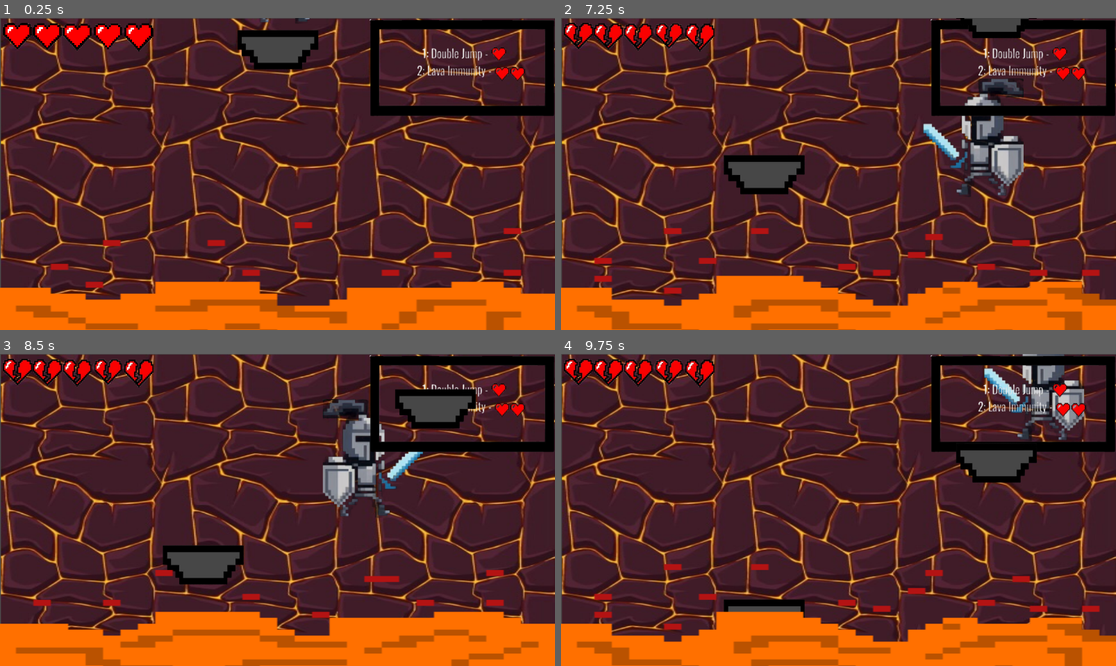
Above: before the commit, frames 1-4 (two rows, left to right).
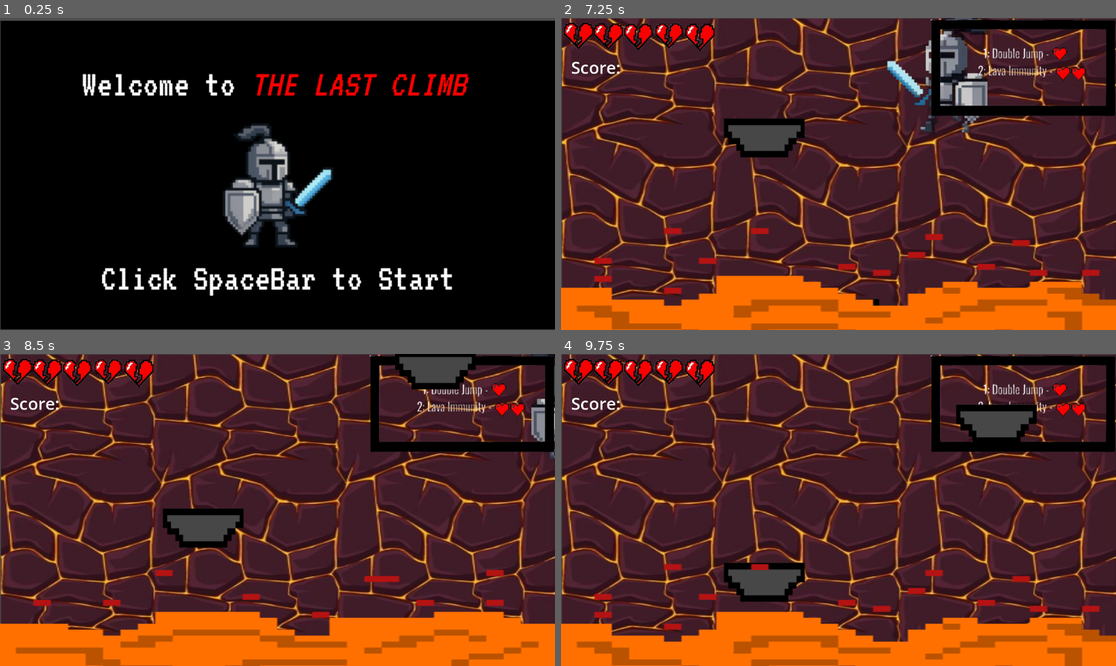
Above: after the commit, the same moments.

Repository: sgcoder123/The_Last_Climb
Game: Godot game, scene res://intro.tscn
Two runs of this game, one before a commit and one after it. Both use one fixed random seed, a clock stepped at 60 frames per second and the inputs below. Before the commit the project starts from res://main.tscn.
Inputs:
- Up to frame 1 (0.25 s): no input
- Up to frame 2 (7.25 s): tap Enter at 0.5 s; hold Right (ui_right) 0.53-2.03 s; tap Space at 0.6, 0.77, 1.07, 1.52, 1.55, 1.82, 2.3, 2.85, 3.02, 3.32, 3.77, 3.8, 4.07, 4.52, 4.55, 4.82, 5.1, 6.02, 6.05, 6.32, 6.77, 6.8, 7.07 s; tap 1 at 1.35, 5.85 s; hold Left (ui_left) 2.03-2.78 s; hold 2 2.03-2.78 s; hold Right (ui_right) 2.78-4.28 s; hold 1 3.53-4.28 s; hold Left (ui_left) 4.28-5.03 s; tap 2 at 4.35 s; hold Right (ui_right) 5.03-5.78 s; hold Left (ui_left) from 5.78 s (still down); hold 2 from 6.53 s (still down)
- Up to frame 3 (8.5 s): release Left (ui_left) at 7.28 s; release 2 at 7.28 s; hold Right (ui_right) from 7.28 s (still down); tap Space at 7.35, 7.52, 7.82, 8.3 s; hold 1 from 8.03 s (still down)
- Up to frame 4 (9.75 s): release 1 at 8.78 s; tap 2 at 8.85 s; tap Space at 9.02, 9.05, 9.32, 9.6 s; release Right (ui_right) at 9.53 s; hold Left (ui_left) from 9.53 s (still down)

The runs differ from the first frame. In frame 1, 96% of the frame differs, in the area x 0-100%, y 0-100%; in frame 2, 8.4%; in frame 3, 9.3%; in frame 4, 6.7%.

Commit message:
Intro and Introduction screens, building of score count

Diff:
--- /dev/null
+++ b/dead.tscn
@@ -0,0 +1,10 @@
+[gd_scene load_steps=2 format=3 uid="uid://dywffugbpca2h"]
+
+[ext_resource type="Texture2D" uid="uid://bye1k2abesqt4" path="res://IMG_0038.jpeg" id="1_8f3xj"]
+
+[node name="Node2D" type="Node2D"]
+
+[node name="Img0038" type="Sprite2D" parent="."]
+position = Vector2(613, 323)
+scale = Vector2(1.6202672, 1.557971)
+texture = ExtResource("1_8f3xj")
--- /dev/null
+++ b/instructions.tscn
@@ -0,0 +1,12 @@
+[gd_scene load_steps=3 format=3 uid="uid://cs3gh6xgpx237"]
+
+[ext_resource type="Texture2D" uid="uid://bc12i5tg37gn5" path="res://Intro Screen-2.png" id="1_7ls63"]
+[ext_resource type="Script" uid="uid://dgg5j86oeka7c" path="res://intro_screen_2.gd" id="2_h8hbf"]
+
+[node name="Instructions" type="Node2D"]
+
+[node name="IntroScreen2" type="Sprite2D" parent="."]
+position = Vector2(575.5, 325.5)
+scale = Vector2(1.196875, 1.1907407)
+texture = ExtResource("1_7ls63")
+script = ExtResource("2_h8hbf")
--- /dev/null
+++ b/intro.tscn
@@ -0,0 +1,12 @@
+[gd_scene load_steps=3 format=3 uid="uid://ne2nlvxtumse"]
+
+[ext_resource type="Texture2D" uid="uid://c25y0hghig37i" path="res://Intro Screen.png" id="1_s2ta7"]
+[ext_resource type="Script" uid="uid://41skg3nvetqj" path="res://intro_screen.gd" id="2_ayt76"]
+
+[node name="Intro" type="Node2D"]
+
+[node name="IntroScreen" type="Sprite2D" parent="."]
+position = Vector2(576.5, 326.50003)
+scale = Vector2(1.1989584, 1.1870371)
+texture = ExtResource("1_s2ta7")
+script = ExtResource("2_ayt76")
--- /dev/null
+++ b/intro_screen.gd
@@ -0,0 +1,16 @@
+extends Sprite2D
+
+
+# Called when the node enters the scene tree for the first time.
+func _ready() -> void:
+	pass # Replace with function body.
+
+
+# Called every frame. 'delta' is the elapsed time since the previous frame.
+func _process(delta: float) -> void:
+	pass
+
+func _input(event: InputEvent) -> void:
+	if event is InputEventKey and event.pressed:
+		match event.keycode:
+			KEY_SPACE: get_tree().change_scene_to_file("res://instructions.tscn")
--- /dev/null
+++ b/intro_screen_2.gd
@@ -0,0 +1,16 @@
+extends Sprite2D
+
+
+# Called when the node enters the scene tree for the first time.
+func _ready() -> void:
+	pass # Replace with function body.
+
+
+# Called every frame. 'delta' is the elapsed time since the previous frame.
+func _process(delta: float) -> void:
+	pass
+
+func _input(event: InputEvent) -> void:
+	if event is InputEventKey and event.pressed:
+		match event.keycode:
+			KEY_SPACE: get_tree().change_scene_to_file("res://main.tscn")
--- a/main.tscn
+++ b/main.tscn
@@ -73,6 +73,14 @@
 scale = Vector2(2.3469388, 1.4591837)
 texture = ExtResource("8_5vw27")
 
+[node name="Score" type="Label" parent="."]
+offset_left = 21.0
+offset_top = 78.0
+offset_right = 262.0
+offset_bottom = 133.0
+theme_override_font_sizes/font_size = 35
+text = "Score:"
+
 [node name="Platform" parent="." groups=["platforms"] instance=ExtResource("7_272bh")]
 z_index = -1
 position = Vector2(584.00006, 45.000008)
@@ -81,7 +89,7 @@
 position = Vector2(609.99994, -124)
 
 [node name="Timer" type="Timer" parent="."]
-wait_time = 3.6
+wait_time = 3.65
 autostart = true
 
 [node name="heart1" type="Sprite2D" parent="."]
--- a/platform.tscn
+++ b/platform.tscn
@@ -4,7 +4,7 @@
 [ext_resource type="Script" uid="uid://48hkboy00v7n" path="res://img_0026_removebg_preview.gd" id="2_s8bxr"]
 
 [sub_resource type="RectangleShape2D" id="RectangleShape2D_2cqfq"]
-size = Vector2(492.2067, 186.62712)
+size = Vector2(511.22546, 186.62712)
 
 [node name="Platform" type="Node2D"]
 scale = Vector2(0.32862213, 0.4500951)
@@ -18,6 +18,6 @@
 texture = ExtResource("1_mi635")
 
 [node name="CollisionShape2D" type="CollisionShape2D" parent="AnimatableBody2D" groups=["platforms"]]
-position = Vector2(-11.791671, 0)
+position = Vector2(-21.301058, 0)
 scale = Vector2(0.9999999, 0.99999964)
 shape = SubResource("RectangleShape2D_2cqfq")
--- a/player.gd
+++ b/player.gd
@@ -7,6 +7,12 @@
 var double_jump_enabled = false
 var lava_immunity = false
 
+
+var completed = []
+var score = str(completed.size)
+@onready var score_label = $Score
+func _score():
+	score_label.text = "Player Score:" + score
 func _physics_process(delta: float) -> void:
 	# Add the gravity.
 	if not is_on_floor():
@@ -31,6 +37,14 @@
 
 	move_and_slide()
 
+	for i in get_slide_collision_count():
+		var collision = get_slide_collision(i)
+		if collision.get_collider() is AnimatableBody2D:
+			if not completed.has(collision.get_collider().get_instance_id()):
+				completed.append(collision.get_collider().get_instance_id())
+				print(collision.get_collider().get_instance_id())
+				print(completed)
+
 func _process(_delta: float) -> void:
 	if $Knight10 == null:
 		return
--- a/project.godot
+++ b/project.godot
@@ -11,7 +11,7 @@
 [application]
 
 config/name="The Last Climb"
-run/main_scene="uid://dm6as6vqpq76w"
+run/main_scene="uid://ne2nlvxtumse"
 config/features=PackedStringArray("4.5", "Forward Plus")
 config/icon="res://icon.svg"
 
Binary file added: IMG_0038.jpeg
Not shown, added: IMG_0038.jpeg.import
Binary file added: Intro Screen-2.png
Not shown, added: Intro Screen-2.png.import
Binary file added: Intro Screen.png
Not shown, added: Intro Screen.png.import
Not shown, added: intro_screen.gd.uid
Not shown, added: intro_screen_2.gd.uid
Not shown, added: CC85F794-20A4-40DB-89F4-57E6F6B13E16.heic
